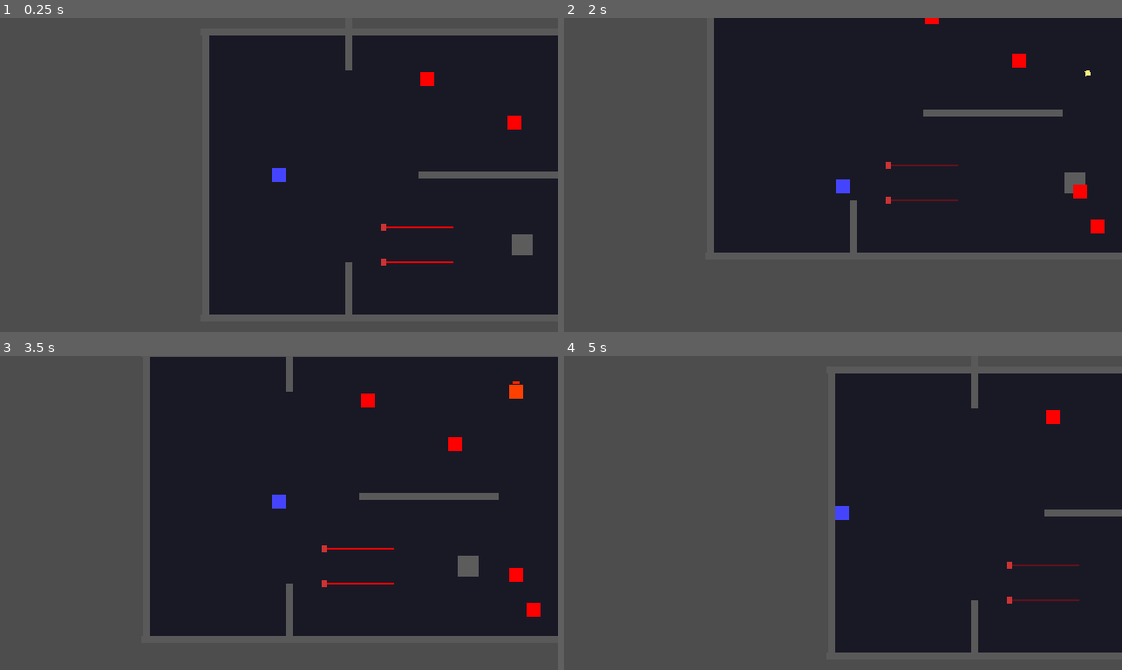
Above: before the commit, frames 1-4 (two rows, left to right).
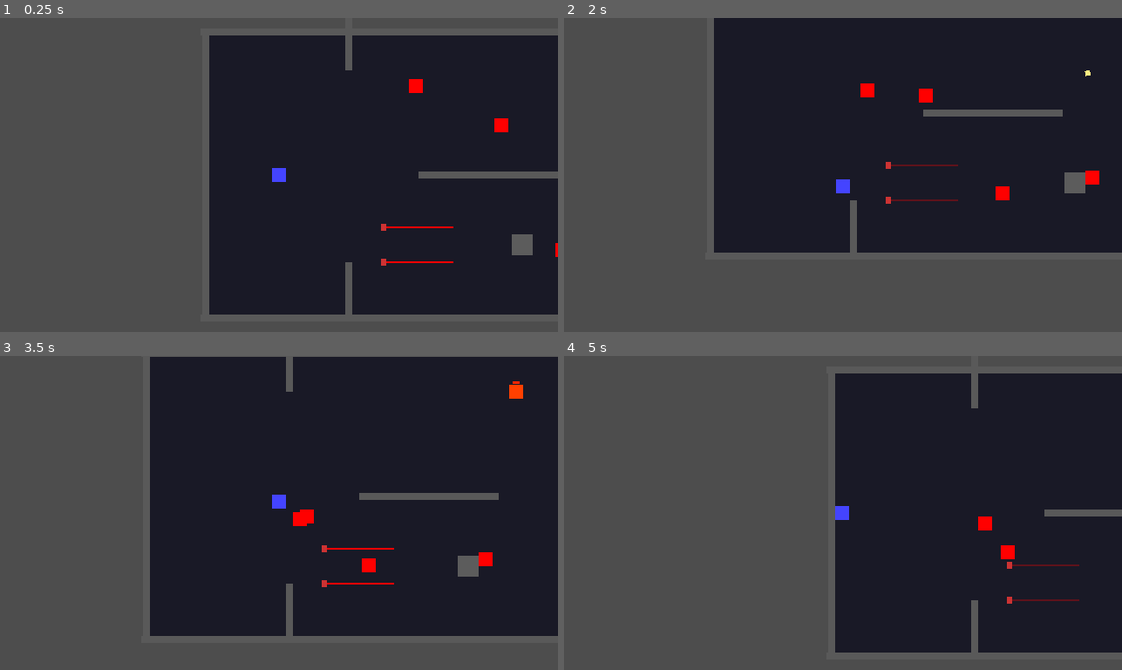
Above: after the commit, the same moments.

Repository: scarf-y/Polychron
Game: Godot game, scene res://scenes/levels/level_01.tscn
Two runs of this game, one before a commit and one after it. Both use one fixed random seed, a clock stepped at 60 frames per second and the inputs below. This scene is started directly instead of the project's main scene.
Inputs (mouse positions are in pixels of both pictures, inside the frame that each line leads up to):
- Up to frame 1 (0.25 s): no input
- Up to frame 2 (2 s): move the mouse to (965, 159) at 0.52 s; hold D (move_right) 0.53-1.28 s; click (965, 159) at 0.6 s; move the mouse to (731, 190) at 1.27 s; hold S (move_down) from 1.28 s (still down); tap E (time_erase) at 1.35 s
- Up to frame 3 (3.5 s): move the mouse to (334, 443) at 2.02 s; release S (move_down) at 2.03 s; hold D (move_right) 2.03-2.78 s; tap Shift (time_slow) at 2.1 s; move the mouse to (251, 575) at 2.77 s; hold W (move_up) from 2.78 s (still down); tap Space (time_stop) at 2.85 s
- Up to frame 4 (5 s): move the mouse to (1010, 560) at 3.52 s; release W (move_up) at 3.53 s; hold A (move_left) from 3.53 s (still down); click (1010, 560) at 3.6 s; move the mouse to (675, 465) at 4.27 s; tap E (time_erase) at 4.35 s

The runs differ from the first frame. In frame 1, 0.4% of the frame differs, in the area x 73-100%, y 17-77%; in frame 2, 0.8%; in frame 3, 0.8%, in the area x 52-97%, y 11-84%; in frame 4, 0.3%.
Error before the commit: Parse Error: Cannot infer the type of "direction" variable because the value doesn't have a set type. (res://scripts/stalker_enemy.gd:48)

Commit message:
fix: explicit type annotations for get_first_node_in_group returns across all scripts

Diff:
--- a/project.godot
+++ b/project.godot
@@ -24,7 +24,6 @@
 window/size/viewport_width=640
 window/size/viewport_height=360
 window/stretch/mode="viewport"
-window/stretch/aspect="keep"
 
 [global_group]
 
--- a/scripts/hud.gd
+++ b/scripts/hud.gd
@@ -29,7 +29,7 @@
 
 	# Find player and connect health signal
 	await get_tree().process_frame
-	var player := get_tree().get_first_node_in_group("player")
+	var player: Node = get_tree().get_first_node_in_group("player")
 	if player and player.has_signal("player_damaged"):
 		player.player_damaged.connect(_on_player_damaged)
 		_update_health(player.health)
--- a/scripts/player.gd
+++ b/scripts/player.gd
@@ -105,7 +105,7 @@
 	bullet.setup(direction, false)  # false = player bullet
 
 	# Add bullet to the Projectiles container if it exists, else to parent
-	var projectile_container := get_tree().get_first_node_in_group("projectiles_container")
+	var projectile_container: Node = get_tree().get_first_node_in_group("projectiles_container")
 	if projectile_container:
 		projectile_container.add_child(bullet)
 	else:
--- a/scripts/stalker_enemy.gd
+++ b/scripts/stalker_enemy.gd
@@ -42,11 +42,11 @@
 			modulate = Color.RED
 
 	# --- Chase Logic ---
-	var player := get_tree().get_first_node_in_group("player")
+	var player: Node2D = get_tree().get_first_node_in_group("player") as Node2D
 
 	if player and is_instance_valid(player):
-		var direction := (player.global_position - global_position).normalized()
-		var distance := global_position.distance_to(player.global_position)
+		var direction: Vector2 = (player.global_position - global_position).normalized()
+		var distance: float = global_position.distance_to(player.global_position)
 
 		if distance > 12.0:
 			velocity = direction * speed
--- a/scripts/time_warden.gd
+++ b/scripts/time_warden.gd
@@ -46,7 +46,7 @@
 	if is_dead:
 		return
 
-	var player := get_tree().get_first_node_in_group("player")
+	var player: Node2D = get_tree().get_first_node_in_group("player") as Node2D
 	if not player or not is_instance_valid(player):
 		return
 
@@ -79,13 +79,13 @@
 			_handle_stunned(delta)
 
 func _handle_idle(delta: float, player: Node2D) -> void:
-	var distance := global_position.distance_to(player.global_position)
+	var distance: float = global_position.distance_to(player.global_position)
 	if distance < 300.0:
 		current_boss_state = BossState.CHASE
 
 func _handle_chase(delta: float, player: Node2D, speed: float) -> void:
-	var direction := (player.global_position - global_position).normalized()
-	var distance := global_position.distance_to(player.global_position)
+	var direction: Vector2 = (player.global_position - global_position).normalized()
+	var distance: float = global_position.distance_to(player.global_position)
 
 	velocity = direction * speed
 	move_and_slide()
@@ -138,17 +138,17 @@
 
 func _handle_spread_shot(player: Node2D) -> void:
 	# Fire bullets in a spread pattern
-	var base_angle := (player.global_position - global_position).angle()
+	var base_angle: float = (player.global_position - global_position).angle()
 
 	for i in SPREAD_COUNT:
-		var angle := base_angle + (TAU / SPREAD_COUNT) * i
-		var direction := Vector2.from_angle(angle)
+		var angle: float = base_angle + (TAU / SPREAD_COUNT) * i
+		var direction: Vector2 = Vector2.from_angle(angle)
 
 		var bullet := bullet_scene.instantiate()
 		bullet.global_position = global_position
 		bullet.setup(direction, true)
 
-		var container := get_tree().get_first_node_in_group("projectiles_container")
+		var container: Node = get_tree().get_first_node_in_group("projectiles_container")
 		if container:
 			container.add_child(bullet)
 		else:
--- a/scripts/turret_enemy.gd
+++ b/scripts/turret_enemy.gd
@@ -36,11 +36,11 @@
 			modulate = Color(1.0, 0.5, 0.0)  # Orange
 
 	# --- Turret Logic ---
-	var player := get_tree().get_first_node_in_group("player")
+	var player: Node2D = get_tree().get_first_node_in_group("player") as Node2D
 	if not player or not is_instance_valid(player):
 		return
 
-	var distance := global_position.distance_to(player.global_position)
+	var distance: float = global_position.distance_to(player.global_position)
 	if distance > detection_range:
 		return
 
@@ -51,13 +51,13 @@
 		_fire_at(player)
 
 func _fire_at(target: Node2D) -> void:
-	var direction := (target.global_position - global_position).normalized()
+	var direction: Vector2 = (target.global_position - global_position).normalized()
 
 	var bullet := bullet_scene.instantiate()
 	bullet.global_position = global_position
 	bullet.setup(direction, true)  # true = enemy bullet
 
-	var container := get_tree().get_first_node_in_group("projectiles_container")
+	var container: Node = get_tree().get_first_node_in_group("projectiles_container")
 	if container:
 		container.add_child(bullet)
 	else:
Not shown, added: assets/shaders/time_erase_ghost.gdshader.uid
Not shown, added: assets/shaders/time_slow_tint.gdshader.uid
Not shown, added: assets/shaders/time_stop_inversion.gdshader.uid
Not shown, added: scripts/hud.gd.uid
Not shown, added: scripts/main_menu.gd.uid
Not shown, added: scripts/time_effect.gd.uid
Not shown, added: scripts/time_warden.gd.uid
Not shown, added: scripts/turret_enemy.gd.uid
